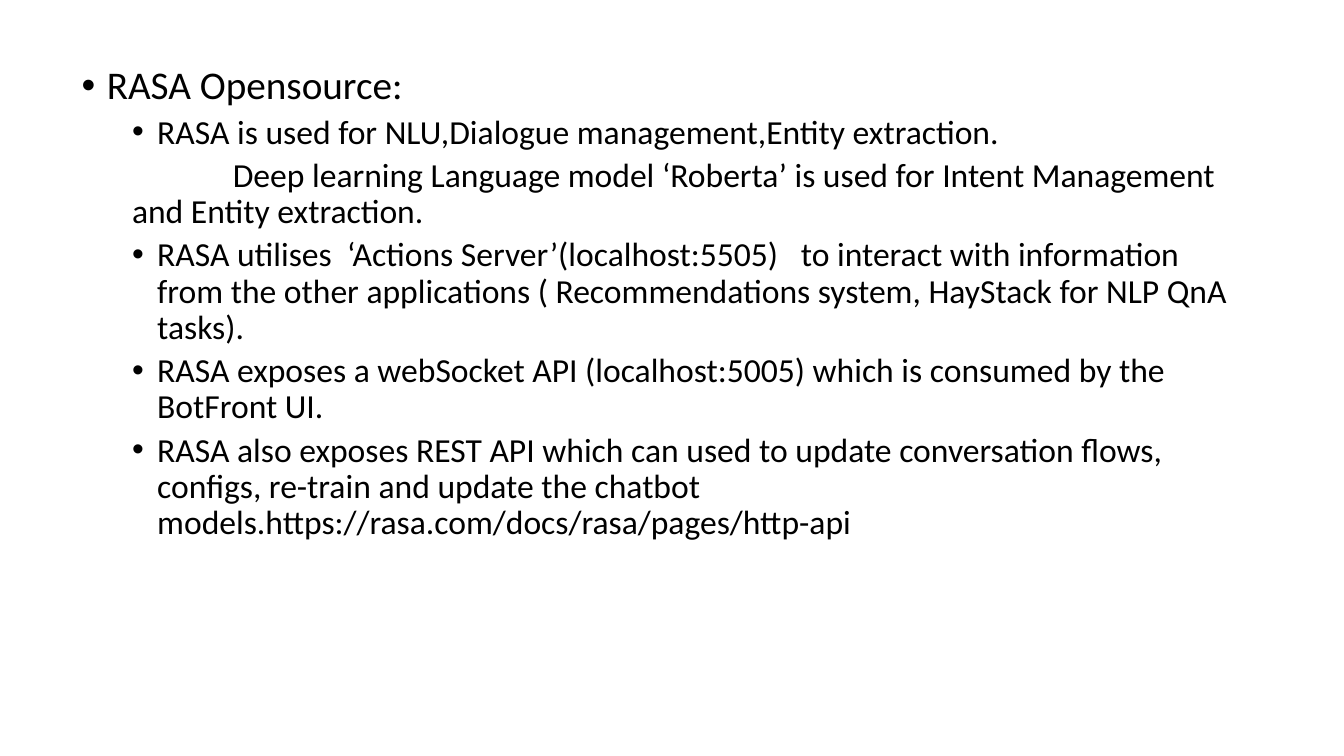
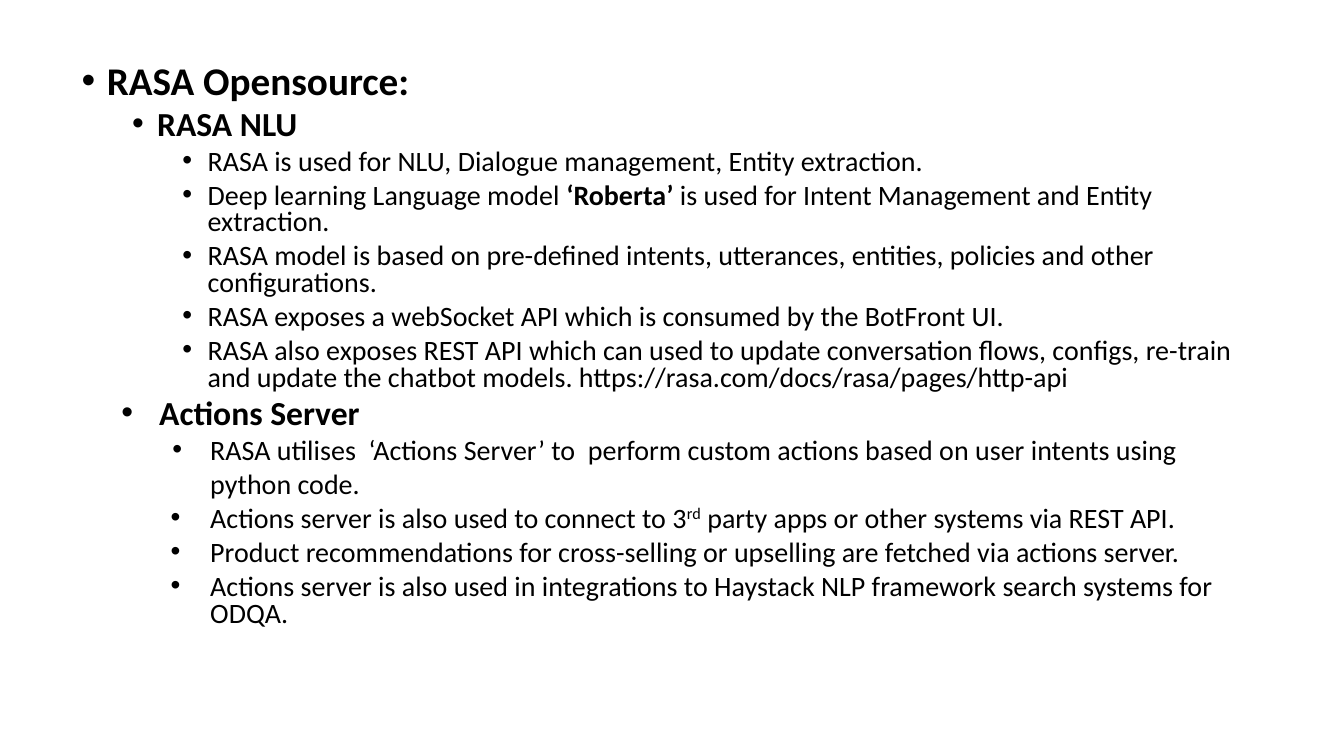
Before and after one commit to tarunmukku/exl-chatbot, a slide deck: slide 8 of EXL hackathon.pptx (slide 5 before the commit). Drawn at 1344x756 pixels with LibreOffice and Linux fonts; fonts in the diff are those of the drawing. Boxes give left, top, right and bottom in pixels: in the first picture for what was removed or moved away, otherwise in the second. Text is boxed around its words. In the diff, an @@ line names an element or a change of style, - is before the commit and + after.

```diff
--- a/EXL hackathon.pptx
+++ b/EXL hackathon.pptx
@@ text at bbox=[107, 69, 1152, 232]: bold on in "RASA Opensource:", "‘Roberta’"; size 24 to 20 pt in "Deep learning Language model ‘Roberta’ is used ..."; line spacing 0.9 to 0.8; bullet none to •; list level 2 to 3 in "Deep learning Language model ‘Roberta’ ..." @@
@@ text at bbox=[157, 114, 923, 176]: text changed; size 24 to 20 pt @@
-  • RASA is used for NLU,Dialogue management,Entity extraction.
+  • RASA NLU
+    • RASA is used for NLU, Dialogue management, Entity extraction.
@@ text at bbox=[159, 245, 1231, 627]: text changed; size 24 to 20 pt @@
-  • RASA utilises ‘Actions Server’(localhost:5505) to interact with information from the other applications ( Recommendations system, HayStack for NLP QnA tasks).
-  • RASA exposes a webSocket API (localhost:5005) which is consumed by the BotFront UI.
-  • RASA also exposes REST API which can used to update conversation flows, configs, re-train and update the chatbot models.https://rasa.com/docs/rasa/pages/http-api
+    • RASA model is based on pre-defined intents, utterances, entities, policies and other configurations.
+    • RASA exposes a webSocket API which is consumed by the BotFront UI.
+    • RASA also exposes REST API which can used to update conversation flows, configs, re-train and update the chatbot models. https://rasa.com/docs/rasa/pages/http-api
+    • Actions Server
+    • RASA utilises ‘Actions Server’ to perform custom actions based on user intents using
+    python code.
+    • Actions server is also used to connect to 3rd party apps or other systems via REST API.
+    • Product recommendations for cross-selling or upselling are fetched via actions server.
+    • Actions server is also used in integrations to Haystack NLP framework search systems for ODQA.
```
Also in this commit, not shown: 5 other slides changed, 1 slide added, 20 other files.
